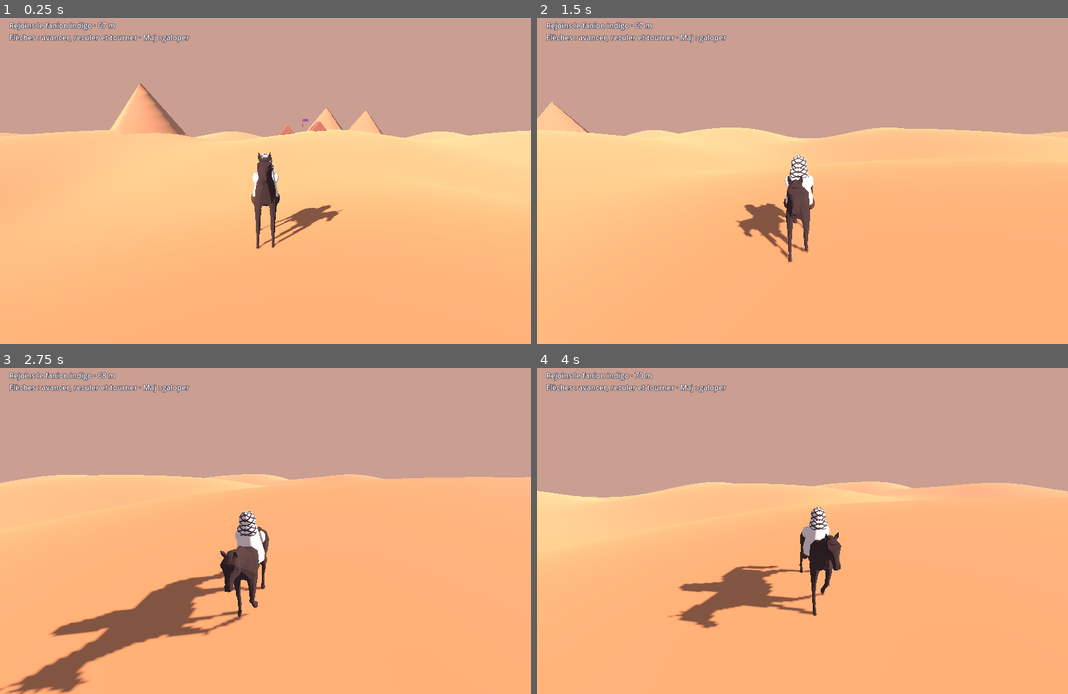
Above: before the commit, frames 1-4 (two rows, left to right).
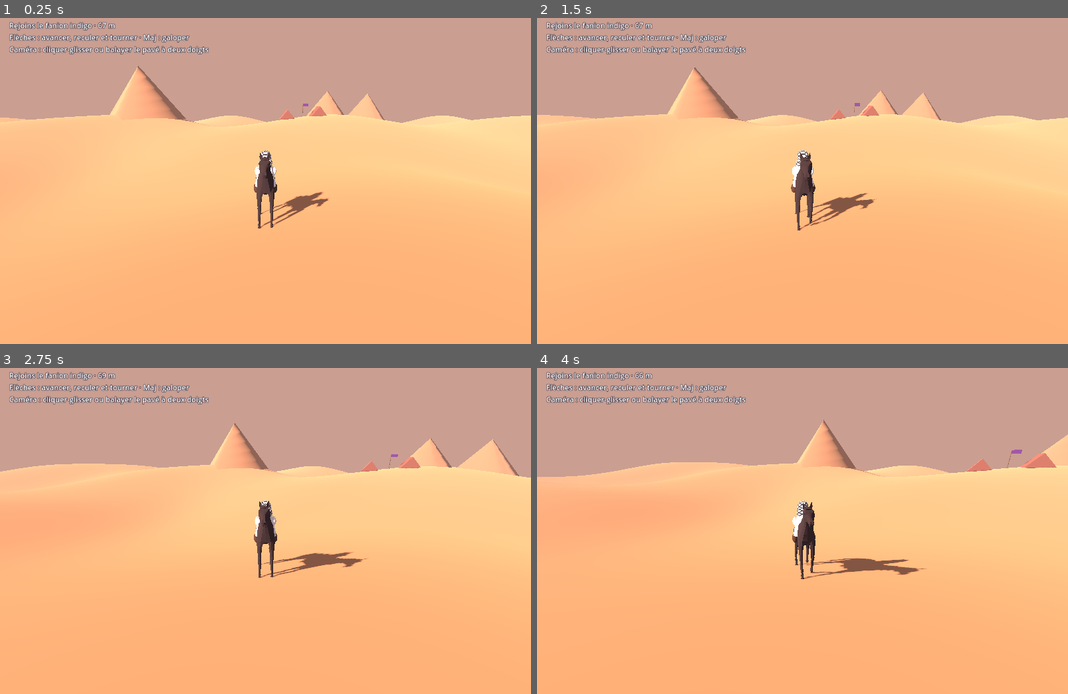
Above: after the commit, the same moments.

Repository: Ahlan06/Rihla
Game: Godot game, scene res://Desert.tscn
The game is run twice, just before and just after one commit, with the same random seed, the same clock (stepped at 60 frames per second) and the same inputs.
Inputs (mouse positions are in pixels of both pictures, inside the frame that each line leads up to):
- Up to frame 1 (0.25 s): no input
- Up to frame 2 (1.5 s): move the mouse to (919, 161) at 0.52 s; hold Right (ui_right) 0.53-1.28 s; hold Shift 0.53-1.28 s; click (919, 161) at 0.67 s; move the mouse to (696, 194) at 1.27 s; hold Down (ui_down) from 1.28 s (still down); tap Shift at 1.35 s; click (696, 194) at 1.42 s
- Up to frame 3 (2.75 s): move the mouse to (318, 456) at 2.02 s; release Down (ui_down) at 2.03 s; hold Right (ui_right) from 2.03 s (still down); hold Shift from 2.03 s (still down); click (318, 456) at 2.17 s
- Up to frame 4 (4 s): move the mouse to (775, 596) at 2.77 s; release Right (ui_right) at 2.78 s; release Shift at 2.78 s; hold Up (ui_up) 2.78-3.53 s; tap Shift at 2.85 s; click (775, 596) at 2.92 s; move the mouse to (961, 576) at 3.52 s; hold Left (ui_left) from 3.53 s (still down); hold Shift from 3.53 s (still down); click (961, 576) at 3.67 s

The runs differ from the first frame. In frame 1, 7.4% of the frame differs, in the area x 0-100%, y 8-71%; in frame 2, 9.6%; in frame 3, 18%, in the area x 0-100%, y 1-100%; in frame 4, 16%.

Commit message:
Add orbit camera, speed-sensitive steering and controlled reversing

Diff:
--- a/rihla-pc/Desert.gd
+++ b/rihla-pc/Desert.gd
@@ -10,6 +10,28 @@
 var speed := 0.0
 var heading := 0.0
 var arrived := false
+var orbit := 0.0
+var pitch := 0.33
+var look_hold := 0.0
+var reverse_pause := 0.0
+var steer := 0.0
+
+func rotate_view(delta: Vector2):
+	orbit = wrapf(orbit - delta.x, -PI, PI)
+	pitch = clampf(pitch + delta.y, 0.14, 0.85)
+	look_hold = 0.85
+
+func _unhandled_input(event: InputEvent):
+	if event is InputEventMouseMotion and event.button_mask & MOUSE_BUTTON_MASK_LEFT:
+		rotate_view(event.relative * 0.007)
+	elif event is InputEventPanGesture:
+		rotate_view(event.delta * 0.075)
+	elif event is InputEventMouseButton and event.pressed:
+		match event.button_index:
+			MOUSE_BUTTON_WHEEL_LEFT: rotate_view(Vector2(-0.12, 0) * event.factor)
+			MOUSE_BUTTON_WHEEL_RIGHT: rotate_view(Vector2(0.12, 0) * event.factor)
+			MOUSE_BUTTON_WHEEL_UP: rotate_view(Vector2(0, -0.04) * event.factor)
+			MOUSE_BUTTON_WHEEL_DOWN: rotate_view(Vector2(0, 0.04) * event.factor)
 
 func sand(x: float, z: float) -> float:
 	return 2.5 * sin(z * .074 + .5 * sin(x * .11)) + 1.7 * cos(x * .09 + z * .03)
@@ -120,8 +142,21 @@
 func _physics_process(dt: float):
 	var drive := Input.get_axis("ui_down","ui_up")
 	var turn := Input.get_axis("ui_right","ui_left")
-	speed = move_toward(speed,drive*(11 if Input.is_key_pressed(KEY_SHIFT) else 5),dt*6)
-	heading += turn * dt * 1.8
+	var target := drive * (11.0 if Input.is_key_pressed(KEY_SHIFT) else 5.0)
+	if drive < 0:
+		target = -2.0
+		if speed > 0:
+			reverse_pause = 0.2
+			target = 0
+		elif reverse_pause > 0:
+			reverse_pause -= dt
+			target = 0
+	else:
+		reverse_pause = 0
+	speed = move_toward(speed, target, dt * (9.0 if target < speed else 5.5))
+	steer = move_toward(steer, turn, dt * 4)
+	var turn_rate := lerpf(1.8, 0.85, clampf(absf(speed) / 11, 0, 1))
+	heading += steer * signf(speed) * minf(absf(speed),1.0) * turn_rate * dt
 	var forward := Vector3(-sin(heading),0,-cos(heading))
 	var p := mount.position + forward*speed*dt
 	p.x = clampf(p.x,-120,120)
@@ -131,13 +166,21 @@
 	mount.rotation.y = heading
 	var slope := sand(p.x+forward.x,p.z+forward.z)-p.y
 	mount.rotation.x = atan(slope)
+	mount.rotation.z = -steer * clampf(speed / 11, 0, 1) * .12
 	var gait := "Idle" if abs(speed)<.25 else ("Walk" if abs(speed)<6 else "Gallop")
 	if clips.has(gait) and animator.current_animation != clips[gait]:
 		animator.play(clips[gait],.25)
-	var behind := p-forward*6
-	behind.y = maxf(p.y+3.3,sand(behind.x,behind.z)+2.2)
+	look_hold = maxf(0, look_hold - dt)
+	if look_hold <= 0 and not Input.is_mouse_button_pressed(MOUSE_BUTTON_LEFT):
+		orbit = lerp_angle(orbit, 0, 1-exp(-dt*1.6))
+		pitch = lerpf(pitch, 0.33, 1-exp(-dt*1.6))
+	var bearing := heading + orbit
+	var arm := Vector3(sin(bearing)*cos(pitch),sin(pitch),cos(bearing)*cos(pitch))
+	var behind := p + Vector3.UP*1.45 + arm*7.6
+	behind.y = maxf(behind.y,sand(behind.x,behind.z)+1.25)
 	camera.position = behind if dt==0 else camera.position.lerp(behind,1-exp(-dt*7))
-	camera.look_at(p+Vector3.UP*1.45+forward*1.8)
+	camera.position.y = maxf(camera.position.y,sand(camera.position.x,camera.position.z)+1.1)
+	camera.look_at(p+Vector3.UP*1.45+forward*.6)
 	var remaining := Vector2(p.x,p.z).distance_to(CAMP)
 	arrived = arrived or remaining < 4
-	info.text = ("Campement atteint · Exploration libre" if arrived else "Rejoins le fanion indigo · %d m" % roundi(remaining)) + "\nFlèches : avancer, reculer et tourner · Maj : galoper"
+	info.text = ("Campement atteint · Exploration libre" if arrived else "Rejoins le fanion indigo · %d m" % roundi(remaining)) + "\nFlèches : avancer, reculer et tourner · Maj : galoper\nCaméra : cliquer-glisser ou balayer le pavé à deux doigts"
